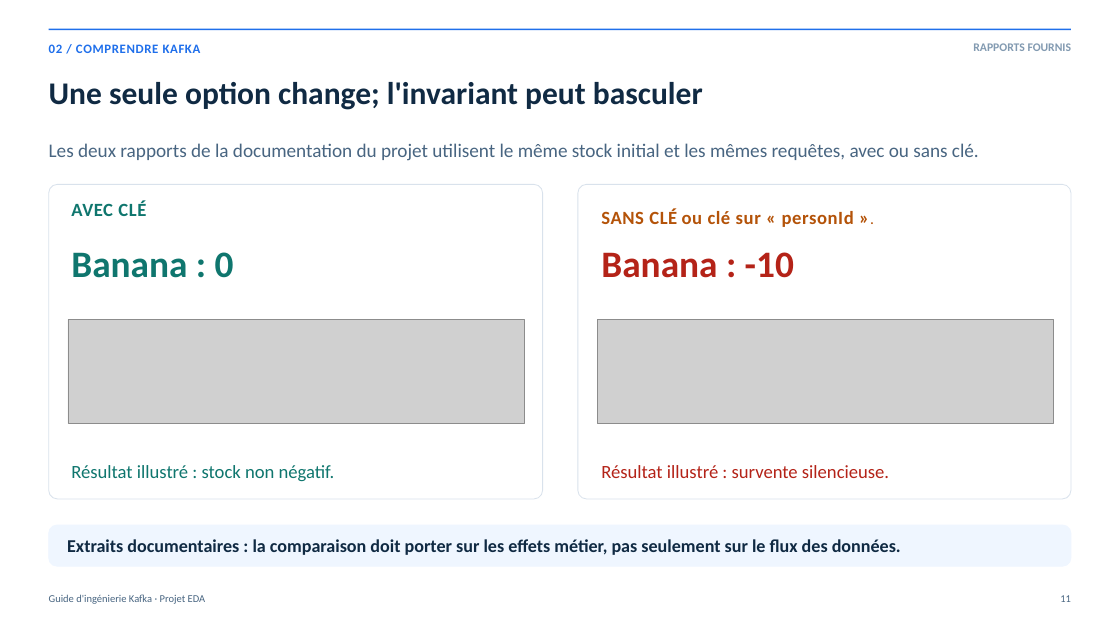
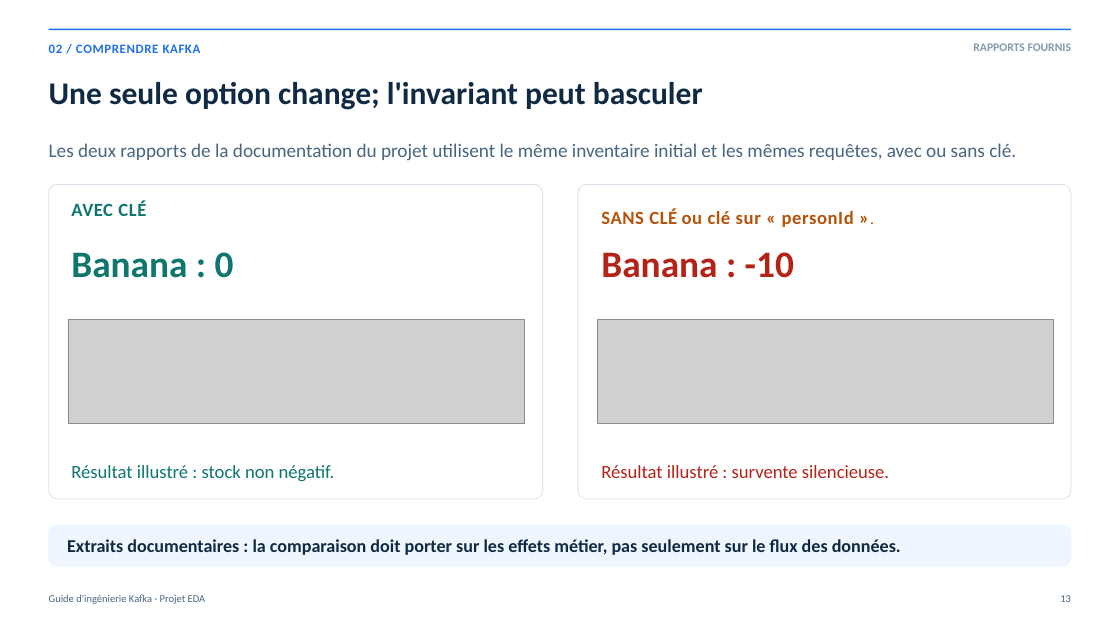
Before and after one commit to rdemers/org-rd-fullstack-springboot-eda, a slide deck: slide 13 of doc/presentation/org-rd-fullstack-springboot-eda-fr.pptx. Drawn at 1120x630 pixels with LibreOffice and Linux fonts; fonts in the diff are those of the drawing; grey boxes stand for pictures. Boxes give left, top, right and bottom in pixels: in the first picture for what was removed or moved away, otherwise in the second. Text is boxed around its words. In the diff, an @@ line names an element or a change of style, - is before the commit and + after.

Commit message:
Update documentation & présentation. Signed-off-by: Real Demers <real.demers@gmail.com>

```diff
--- a/doc/presentation/org-rd-fullstack-springboot-eda-fr.pptx
+++ b/doc/presentation/org-rd-fullstack-springboot-eda-fr.pptx
@@ text at <box>49,143,1016,161</box>: text changed @@
-Les deux rapports de la documentation du projet utilisent le même stock initial et les mêmes requêtes, avec ou sans clé.
+Les deux rapports de la documentation du projet utilisent le même inventaire initial et les mêmes requêtes, avec ou sans clé.
@@ text at <box>1060,595,1071,602</box>: text changed @@
-11
+13
```
Also in this commit, not shown: 35 other slides changed, 1 slide added, 3 slides removed, 7 other files.
